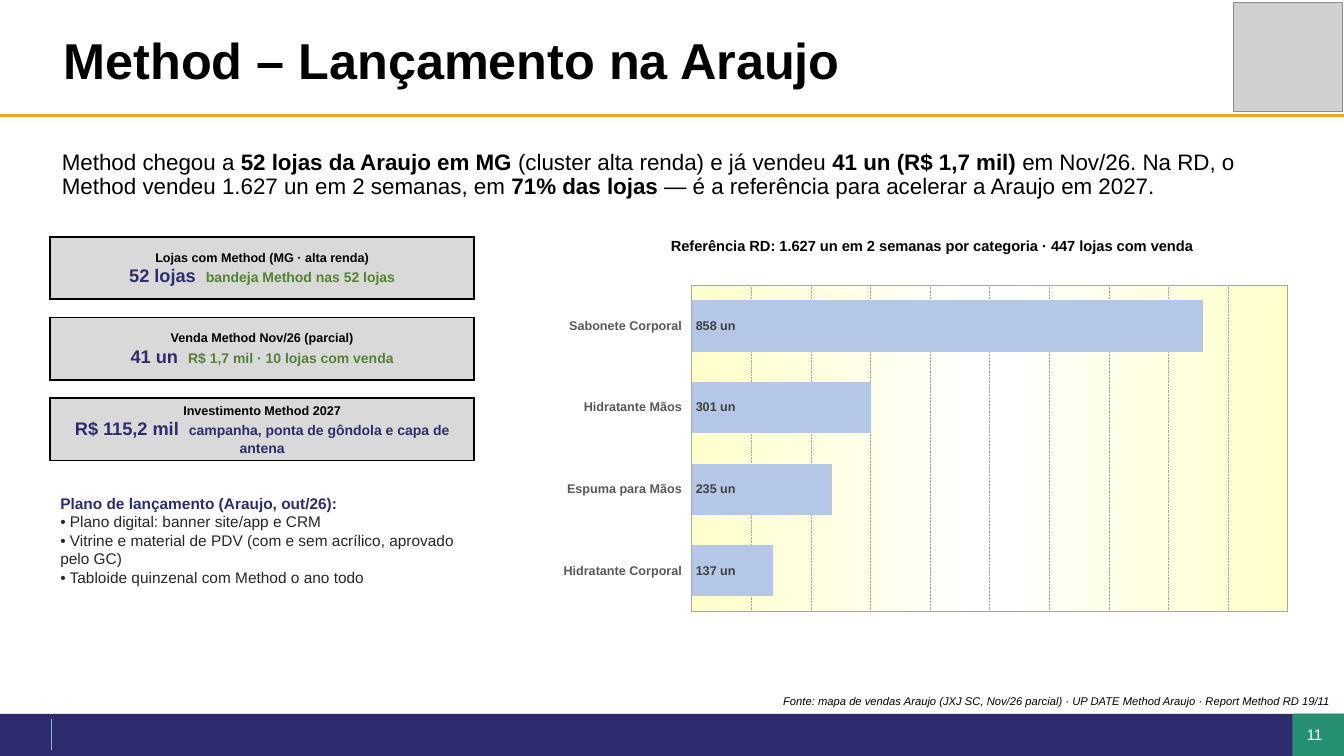
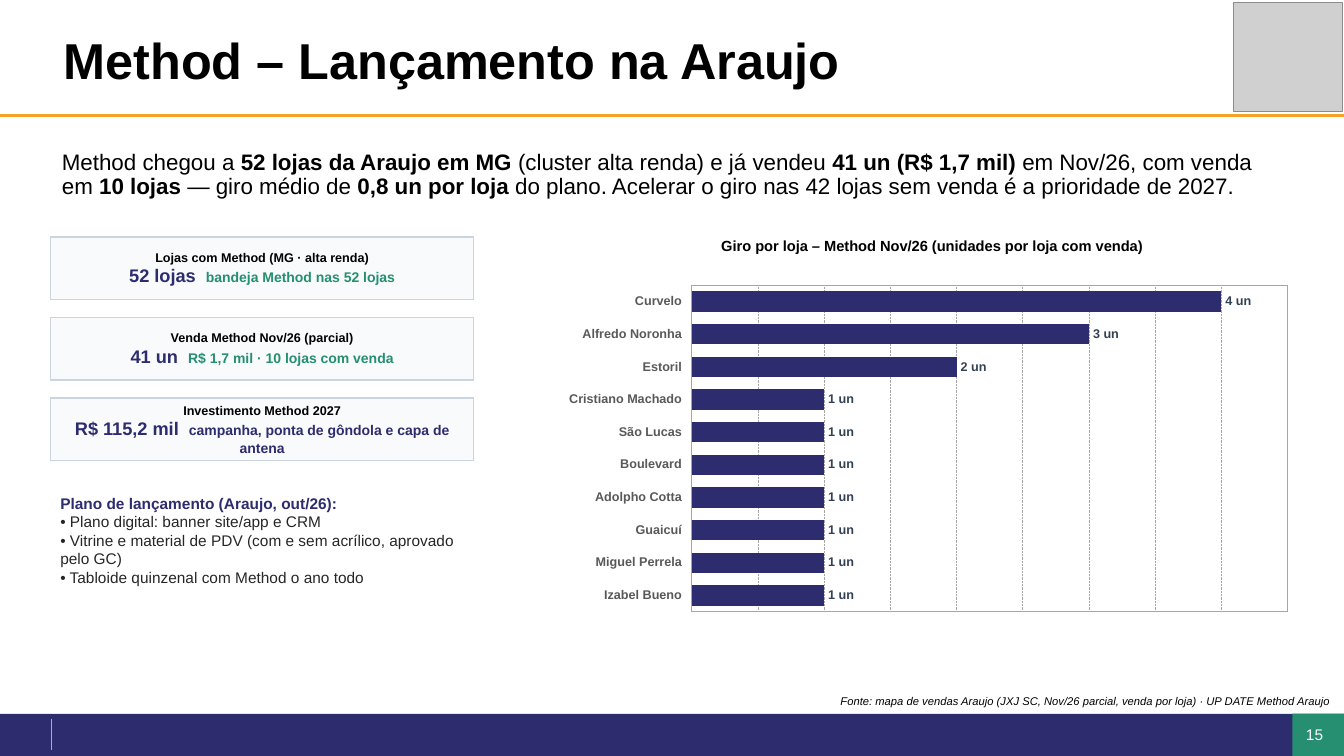
Before and after one commit to giovanoanjos27-del/Dashboard-Farma-sul, a slide deck: slide 15 of jbp/JBP2027_Araujo_Total.pptx (slide 11 before the commit). Drawn at 1344x756 pixels with LibreOffice and Linux fonts; fonts in the diff are those of the drawing; grey boxes stand for pictures; background and template pictures are left out. Boxes give left, top, right and bottom in pixels: in the first picture for what was removed or moved away, otherwise in the second. Text is boxed around its words. In the diff, an @@ line names an element or a change of style, - is before the commit and + after.

```diff
--- a/jbp/JBP2027_Araujo_Total.pptx
+++ b/jbp/JBP2027_Araujo_Total.pptx
@@ text at <box>62,153,1252,199</box>: text changed @@
-Method chegou a 52 lojas da Araujo em MG (cluster alta renda) e já vendeu 41 un (R$ 1,7 mil) em Nov/26. Na RD, o Method vendeu 1.627 un em 2 semanas, em 71% das lojas — é a referência para acelerar a Araujo em 2027.
+Method chegou a 52 lojas da Araujo em MG (cluster alta renda) e já vendeu 41 un (R$ 1,7 mil) em Nov/26, com venda em 10 lojas — giro médio de 0,8 un por loja do plano. Acelerar o giro nas 42 lojas sem venda é a prioridade de 2027.
@@ text in rectangle at <box>129,269,395,286</box>: text colour #548235 to #268F72 in "bandeja Method nas 52 lojas" @@
@@ bar chart at <box>504,267,1321,630</box> @@
-categories: Sabonete Corporal, Hidratante Mãos, Espuma para Mãos, Hidratante Corporal
+categories: Curvelo, Alfredo Noronha, Estoril, Cristiano Machado, São Lucas, Boulevard, Adolpho Cotta, Guaicuí, Miguel Perrela, Izabel Bueno
-Series 1: 858, 301, 235, 137
+Series 1: 4, 3, 2, 1, 1, 1, 1, 1, 1, 1
@@ colour of Series 1 #B4C7E7 to #2D2C6E @@
@@ data labels of Series 1 changed @@
@@ background changed @@
@@ text at <box>721,240,1143,254</box>: text changed @@
-Referência RD: 1.627 un em 2 semanas por categoria · 447 lojas com venda
+Giro por loja – Method Nov/26 (unidades por loja com venda)
@@ text in rectangle at <box>131,350,393,366</box>: text colour #548235 to #268F72 in "R$ 1,7 mil · 10 lojas com ..." @@
@@ fill #D9D9D9 to #F8FAFC; outline #000000 1.25 pt to #CBD5E1 1 pt in 3 elements at <box>50,237,474,299</box>, <box>50,318,474,380</box>, <box>50,398,474,461</box> @@
@@ text at <box>840,697,1329,708</box>: text changed @@
-Fonte: mapa de vendas Araujo (JXJ SC, Nov/26 parcial) · UP DATE Method Araujo · Report Method RD 19/11
+Fonte: mapa de vendas Araujo (JXJ SC, Nov/26 parcial, venda por loja) · UP DATE Method Araujo
@@ page number at <box>1293,715,1337,755</box>: text changed @@
-11
+15
@@ page number at <box>1306,729,1323,740</box>: text changed @@
-11
+15
```
Also in this commit, not shown: 10 other slides changed, 7 slides added, 3 slides removed, 10 other files.
